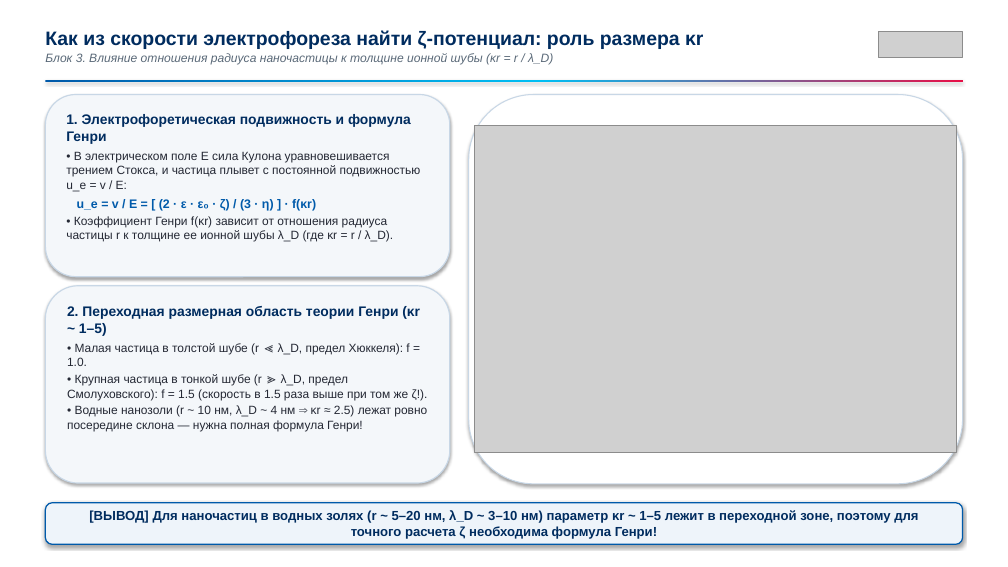
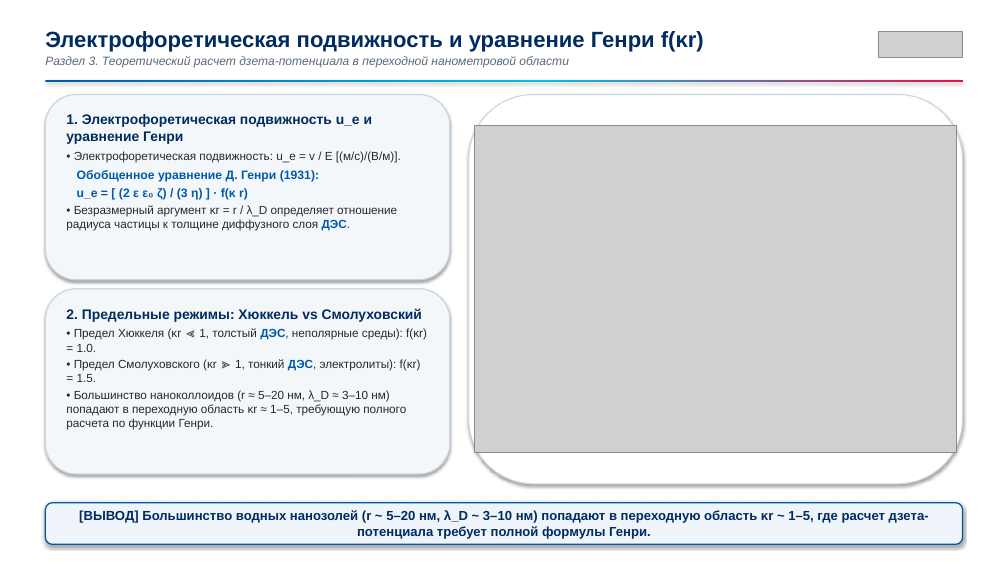
Before and after one commit to brattri3/nanophysics-course, a slide deck: slide 19 of course_materials/semester_4/lectures/lecture_03_colloids.pptx (slide 15 before the commit). Drawn at 1008x567 pixels with LibreOffice and Linux fonts; fonts in the diff are those of the drawing; grey boxes stand for pictures. Boxes give left, top, right and bottom in pixels: in the first picture for what was removed or moved away, otherwise in the second. Text is boxed around its words. In the diff, an @@ line names an element or a change of style, - is before the commit and + after.

```diff
--- a/course_materials/semester_4/lectures/lecture_03_colloids.pptx
+++ b/course_materials/semester_4/lectures/lecture_03_colloids.pptx
@@ text at (45,31,704,67): text changed @@
-Как из скорости электрофореза найти ζ-потенциал: роль размера κr
-Блок 3. Влияние отношения радиуса наночастицы к толщине ионной шубы (κr = r / λ_D)
+Электрофоретическая подвижность и уравнение Генри f(κr)
+Раздел 3. Теоретический расчет дзета-потенциала в переходной нанометровой области
@@ text in rounded rectangle at (66,114,401,231): text changed; size 11.4 to 11.2 pt @@
-1. Электрофоретическая подвижность и формула Генри
-• В электрическом поле E сила Кулона уравновешивается трением Стокса, и частица плывет с постоянной подвижностью u_e = v / E:
-u_e = v / E = [ (2 · ε · ε₀ · ζ) / (3 · η) ] · f(κr)
-• Коэффициент Генри f(κr) зависит от отношения радиуса частицы r к толщине ее ионной шубы λ_D (где κr = r / λ_D).
+1. Электрофоретическая подвижность u_e и уравнение Генри
+• Электрофоретическая подвижность: u_e = v / E [(м/с)/(В/м)].
+Обобщенное уравнение Д. Генри (1931):
+u_e = [ (2 ε ε₀ ζ) / (3 η) ] · f(κ r)
+• Безразмерный аргумент κr = r / λ_D определяет отношение радиуса частицы к толщине диффузного слоя ДЭС.
@@ rounded rectangle "2. Предельные режимы: Хюккель vs ...": place and size @@
-rounded rectangle "2. Предельные режимы: Хюккель vs ..." at (45,286,450,483)
+rounded rectangle "2. Предельные режимы: Хюккель vs ..." at (45,289,450,474)
@@ text in rounded rectangle at (66,308,427,430): text changed; size 11.4 to 11.2 pt @@
-2. Переходная размерная область теории Генри (κr ~ 1–5)
-• Малая частица в толстой шубе (r ≪ λ_D, предел Хюккеля): f = 1.0.
-• Крупная частица в тонкой шубе (r ≫ λ_D, предел Смолуховского): f = 1.5 (скорость в 1.5 раза выше при том же ζ!).
-• Водные нанозоли (r ~ 10 нм, λ_D ~ 4 нм ⇒ κr ≈ 2.5) лежат ровно посередине склона — нужна полная формула Генри!
+2. Предельные режимы: Хюккель vs Смолуховский
+• Предел Хюккеля (κr ≪ 1, толстый ДЭС, неполярные среды): f(κr) = 1.0.
+• Предел Смолуховского (κr ≫ 1, тонкий ДЭС, электролиты): f(κr) = 1.5.
+• Большинство наноколлоидов (r ≈ 5–20 нм, λ_D ≈ 3–10 нм) попадают в переходную область κr ≈ 1–5, требующую полного расчета по функции Генри.
@@ text in rounded rectangle at (79,510,929,539): text changed @@
-[ВЫВОД] Для наночастиц в водных золях (r ~ 5–20 нм, λ_D ~ 3–10 нм) параметр κr ~ 1–5 лежит в переходной зоне, поэтому для точного расчета ζ необходима формула Генри!
+[ВЫВОД] Большинство водных нанозолей (r ~ 5–20 нм, λ_D ~ 3–10 нм) попадают в переходную область κr ~ 1–5, где расчет дзета-потенциала требует полной формулы Генри.
```
Also in this commit, not shown: 6 other slides changed, 19 slides added, 10 slides removed, 33 other files.
